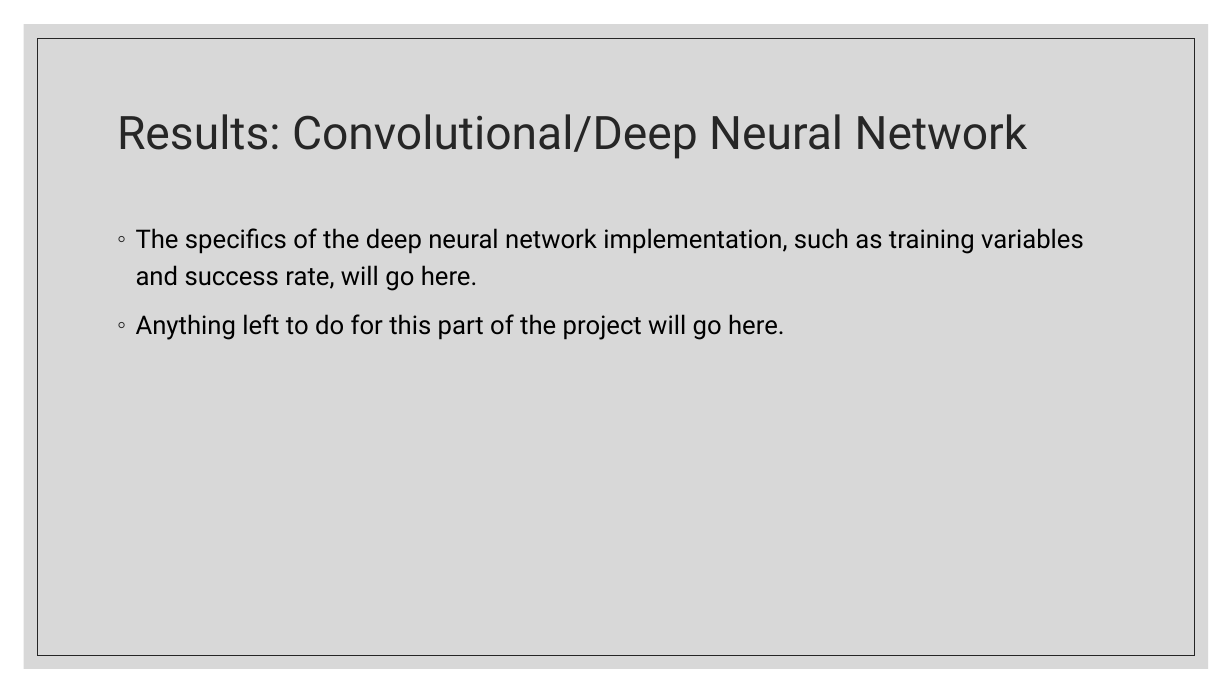
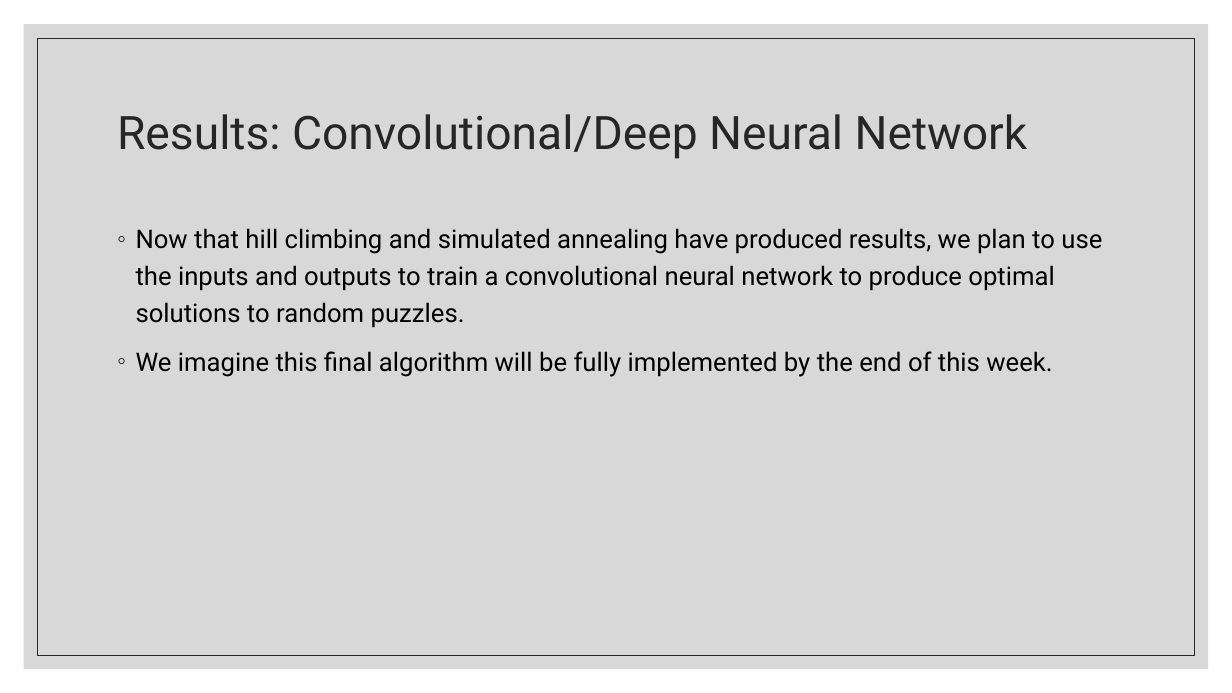
Before and after one commit to JSLBrowning/COMP-6606-Final-Project, a slide deck: slide 8 of Presentation/Final/Final Presentation.pptx. Drawn at 1232x693 pixels with LibreOffice and Linux fonts; fonts in the diff are those of the drawing. Boxes give left, top, right and bottom in pixels: in the first picture for what was removed or moved away, otherwise in the second. Text is boxed around its words. In the diff, an @@ line names an element or a change of style, - is before the commit and + after.

```diff
--- a/Presentation/Final/Final Presentation.pptx
+++ b/Presentation/Final/Final Presentation.pptx
@@ text at (136, 228, 1102, 377): text changed @@
-◦ The specifics of the deep neural network implementation, such as training variables and success rate, will go here.
-◦ Anything left to do for this part of the project will go here.
+◦ Now that hill climbing and simulated annealing have produced results, we plan to use the inputs and outputs to train a convolutional neural network to produce optimal solutions to random puzzles.
+◦ We imagine this final algorithm will be fully implemented by the end of this week.
```
